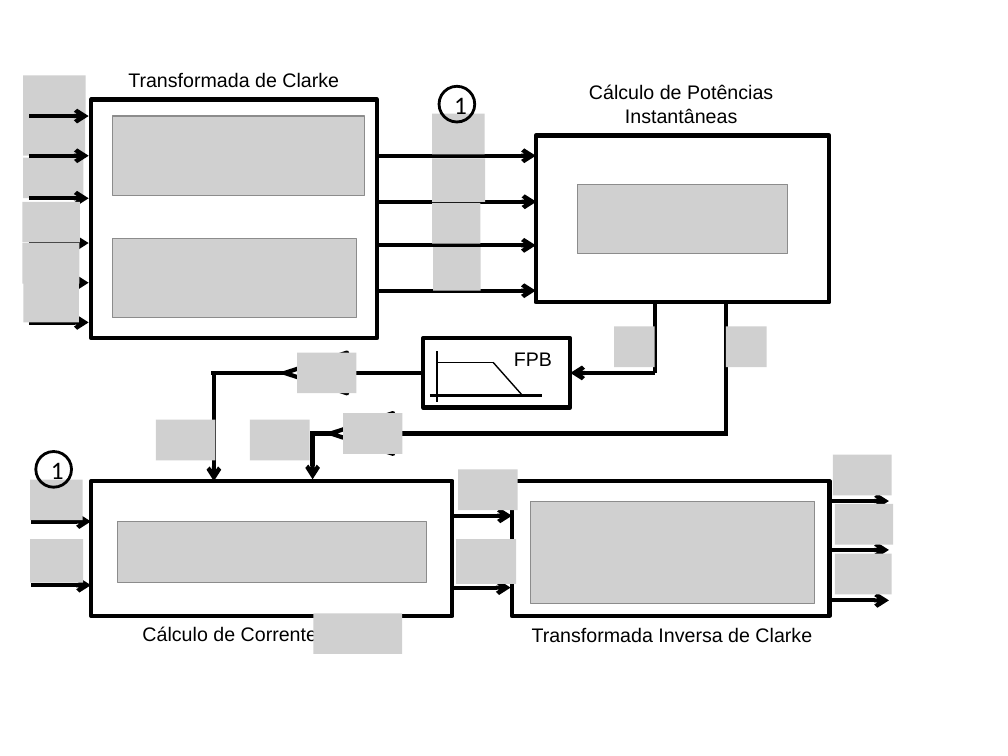
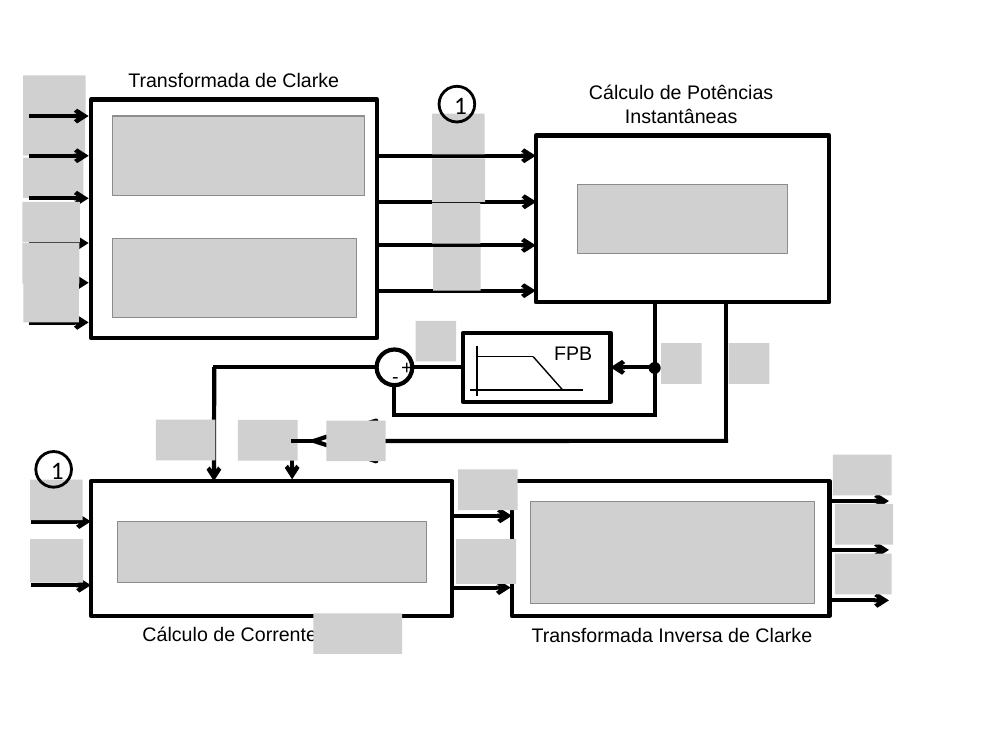
Before and after one commit to jpsoliv/MestradoJPSO, a slide deck: slide 3 of Tranqueiras de ppt/desenhos_filtro_complexo.pptx. Drawn at 1008x756 pixels with LibreOffice and Linux fonts; fonts in the diff are those of the drawing; grey boxes stand for pictures. Boxes give left, top, right and bottom in pixels: in the first picture for what was removed or moved away, otherwise in the second. Text is boxed around its words. In the diff, an @@ line names an element or a change of style, - is before the commit and + after.

```diff
--- a/Tranqueiras de ppt/desenhos_filtro_complexo.pptx
+++ b/Tranqueiras de ppt/desenhos_filtro_complexo.pptx
@@ picture added at [415,321,456,361] @@
@@ picture removed at [614,327,654,367] @@
@@ line moved from (654, 373) - (654, 302) to (654, 417) - (654, 304) @@
@@ line moved from (726, 435) - (726, 303) to (726, 440) - (726, 303) @@
@@ triangle removed at [284,353,347,393] @@
@@ picture removed at [297,353,357,393] @@
@@ ellipse added at [377,350,412,385], outline #000000 3 pt @@
@@ text added at [386,359,402,393], 14 pt, text #000000 @@
+-
@@ text added at [395,350,411,384], 14 pt, text #000000 @@
++
@@ 4 lines, 1 text, 1 rectangle: place and size @@
-4 lines, 1 text, 1 rectangle at [423,339,571,408]
+4 lines, 1 text, 1 rectangle at [464,333,611,402]
@@ picture added at [661,343,702,383] @@
@@ picture: place and size @@
-picture at [726,327,766,367]
+picture at [729,343,769,383]
@@ line moved from (212, 373) - (284, 373) to (213, 367) - (377, 367) @@
@@ arrow moved from (214, 373) - (214, 481) to (215, 367) - (214, 481) @@
@@ line added from (394, 385) to (394, 415), #000000 3 pt @@
@@ line moved from (349, 373) - (423, 373) to (412, 367) - (464, 367) @@
@@ arrow moved from (654, 373) - (571, 373) to (654, 367) - (611, 367) @@
@@ ellipse added at [651,364,659,372], fill #000000, outline #000000 3 pt @@
@@ line added from (392, 415) to (655, 415), #000000 3 pt @@
@@ picture: place and size @@
-picture at [250,419,309,460]
+picture at [238,420,297,461]
@@ line moved from (312, 433) - (331, 433) to (290, 440) - (313, 440) @@
@@ arrow moved from (312, 431) - (312, 480) to (292, 439) - (292, 480) @@
@@ triangle: place and size @@
-triangle at [331,413,393,454]
+triangle at [313,420,376,461]
@@ picture: place and size @@
-picture at [343,413,402,454]
+picture at [327,420,386,461]
@@ line moved from (391, 433) - (729, 433) to (376, 440) - (728, 440) @@
```
Also in this commit, not shown: 8 other files.
